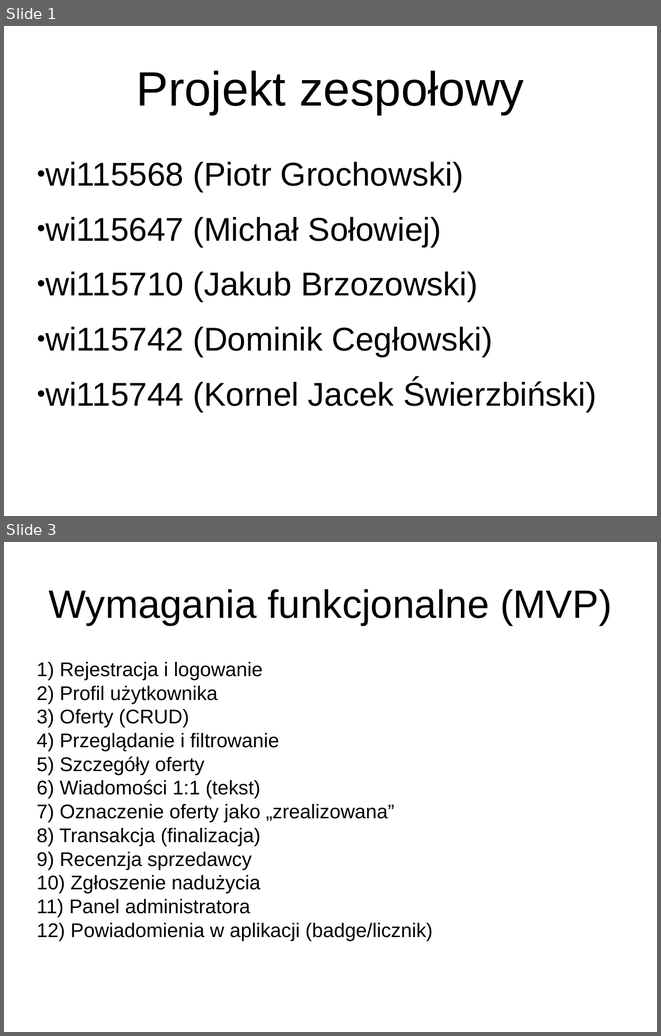
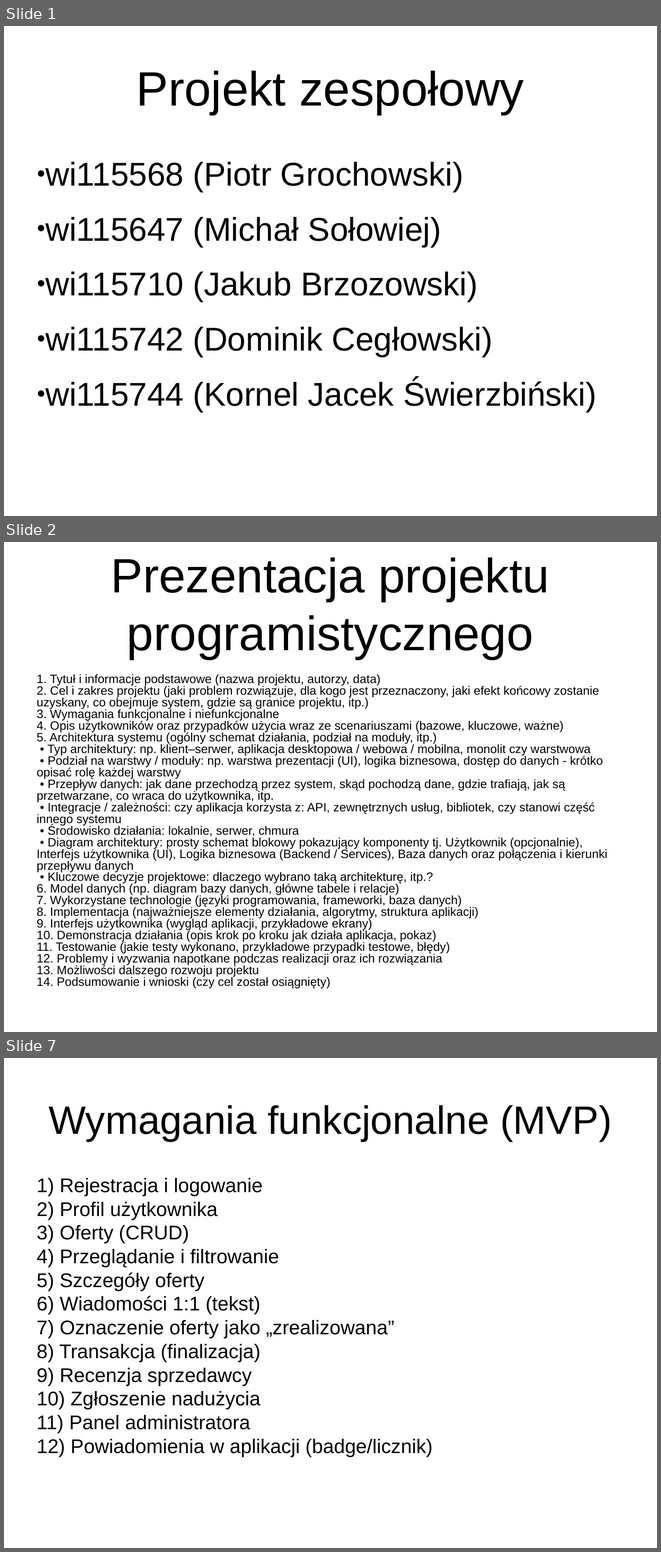
Before and after one commit to Majkul/Projekt_Zespolowy, a slide deck: ProjektZespolowyGr3/Presentation/TH2025GR3.pptx. Shown one above the other, each under a label of ours: slides 1 and 3 before the commit, slides 1, 2 and 7 after it; the slides between them are not shown. The pictures are 661x1036 and 661x1552 pixels, drawn with LibreOffice and Linux fonts; fonts in the diff are those of the drawing. Boxes give left, top, right and bottom in pixels: in the first picture for what was removed or moved away, otherwise in the second. Text is boxed around its words. In the diff, an @@ line names an element or a change of style, - is before the commit and + after.

```diff
--- a/ProjektZespolowyGr3/Presentation/TH2025GR3.pptx
+++ b/ProjektZespolowyGr3/Presentation/TH2025GR3.pptx
@@ slide 2 added at bbox=[4, 542, 657, 1032], background #FFFFFF @@
@@ title added at bbox=[111, 557, 549, 659], 58.5 pt, text #000000 @@
+Prezentacja projektu programistycznego
@@ text added at bbox=[37, 674, 608, 965], 14.8 pt, text #000000 @@
+1. Tytuł i informacje podstawowe (nazwa projektu, autorzy, data)
+2. Cel i zakres projektu (jaki problem rozwiązuje, dla kogo jest przeznaczony, jaki efekt końcowy zostanie uzyskany, co obejmuje system, gdzie są granice projektu, itp.)
+3. Wymagania funkcjonalne i niefunkcjonalne
+4. Opis użytkowników oraz przypadków użycia wraz ze scenariuszami (bazowe, kluczowe, ważne)
+5. Architektura systemu (ogólny schemat działania, podział na moduły, itp.)
+• Typ architektury: np. klient–serwer, aplikacja desktopowa / webowa / mobilna, monolit czy warstwowa
+• Podział na warstwy / moduły: np. warstwa prezentacji (UI), logika biznesowa, dostęp do danych - krótko opisać rolę każdej warstwy
+• Przepływ danych: jak dane przechodzą przez system, skąd pochodzą dane, gdzie trafiają, jak są przetwarzane, co wraca do użytkownika, itp.
+• Integracje / zależności: czy aplikacja korzysta z: API, zewnętrznych usług, bibliotek, czy stanowi część innego systemu
+• Środowisko działania: lokalnie, serwer, chmura
+• Diagram architektury: prosty schemat blokowy pokazujący komponenty tj. Użytkownik (opcjonalnie), Interfejs użytkownika (UI), Logika biznesowa (Backend / Services), Baza danych oraz połączenia i kierunki przepływu danych
+• Kluczowe decyzje projektowe: dlaczego wybrano taką architekturę, itp.?
+6. Model danych (np. diagram bazy danych, główne tabele i relacje)
+7. Wykorzystane technologie (języki programowania, frameworki, baza danych)
+8. Implementacja (najważniejsze elementy działania, algorytmy, struktura aplikacji)
+9. Interfejs użytkownika (wygląd aplikacji, przykładowe ekrany)
+10. Demonstracja działania (opis krok po kroku jak działa aplikacja, pokaz)
+11. Testowanie (jakie testy wykonano, przykładowe przypadki testowe, błędy)
+12. Problemy i wyzwania napotkane podczas realizacji oraz ich rozwiązania
+13. Możliwości dalszego rozwoju projektu
+14. Podsumowanie i wnioski (czy cel został osiągnięty)
@@ what was slide 3 is now slide 7 @@
```
Also in this commit, not shown: 1 slide changed, 61 other slides added.
